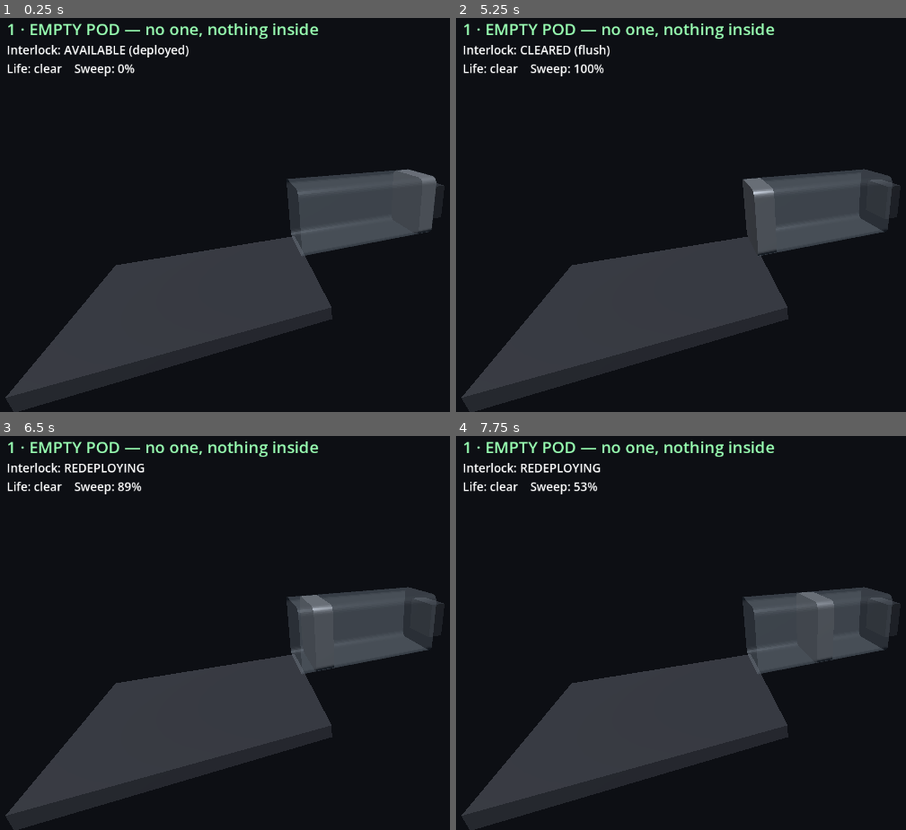
Above: before the commit, frames 1-4 (two rows, left to right).
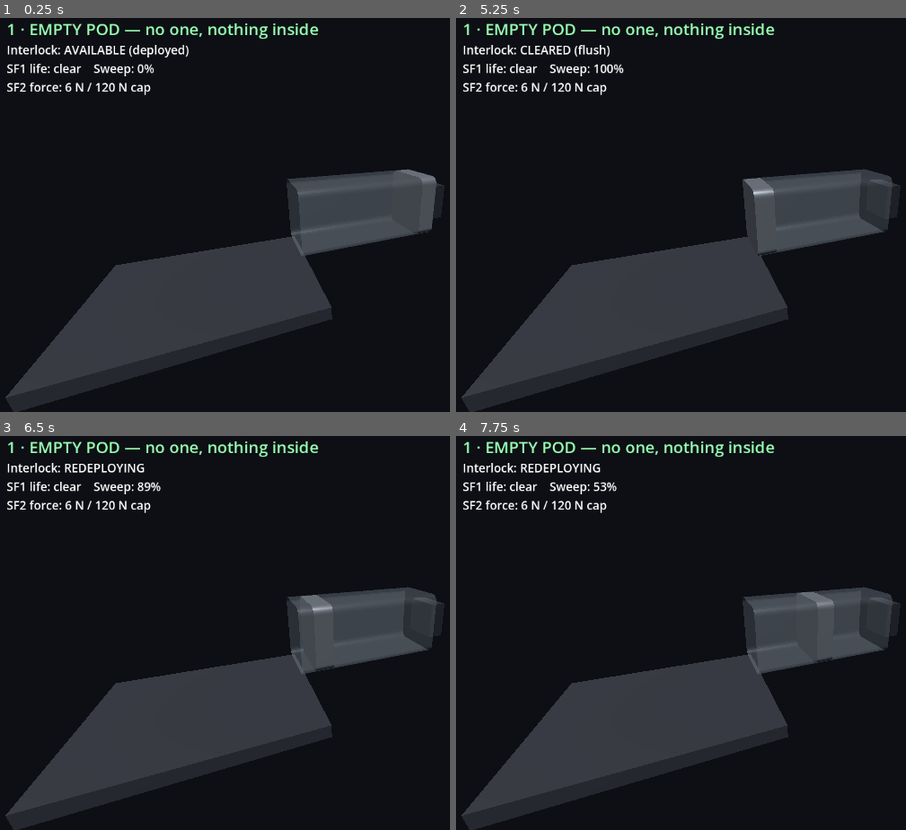
Above: after the commit, the same moments.

Repository: StrayEddy/HiveCell
Game: Godot game, scene res://physics_demo.tscn
Same seed, same stepped clock (60 frames per second), same inputs: the game is played once before the commit and once after it.
Inputs:
- Up to frame 1 (0.25 s): no input
- Up to frame 2 (5.25 s): tap Enter at 0.5 s; tap Space at 0.77, 1.25, 1.52, 3.02, 3.77, 4.52 s
- Up to frame 3 (6.5 s): tap Enter at 5.75 s; tap Space at 6.02 s
- Up to frame 4 (7.75 s): tap Space at 6.77, 7.52 s

The runs differ from the first frame. In frame 1, 0.9% of the frame differs, in the area x 1-35%, y 11-20%; in frame 2, 0.9%, in the area x 1-38%, y 11-20%; in frame 3, 0.9%; in frame 4, 0.9%.

Commit message:
Model SF2 contact-force reaction (safety edge) as an independent trip
The discriminator is YIELD, not resistance magnitude: movable trash slides
away so its force stays low and bounded; a non-yielding body (a braced limb)
makes force climb steeply with penetration -- the crush SF2 must catch.

- safety_interlock.gd: add `contact_over_limit` (SF2), an independent trip
  alongside SF1 life-detection. Either reverses a sweep; LIFE_CHECK also
  refuses to start while the safety edge is tripped (a stuck edge = no motion).
- test_interlock.gd: invariant generalized to both trips; new scenario proves
  SF2 reverses the sweep even when SF1 is blind (occupant_alive stays false).
- physics_demo.gd: drive-load model + tunable SAFE_CONTACT_N cap (120 N, under
  the ~150 N powered-door limit). New "SENSOR BLIND" scenario: SF1 misses the
  occupant, the piston advances, force spikes past the cap and SF2 catches it.
  HUD shows live SF2 force vs cap.

Verified in sim: empty 6 N, one item 15 N, a 10-item pile only 63 N (bounded,
under cap), while a non-yielding person spikes to 138 N and trips SF2.

Co-Authored-By: Claude Opus 4.8 <noreply@anthropic.com>

Diff:
--- a/godot/physics_demo.gd
+++ b/godot/physics_demo.gd
@@ -14,6 +14,9 @@
 ## shell mesh AABB, so this stays in sync if the CAD changes and is re-exported.
 
 const MODELS := "res://models/"
+const SAFE_CONTACT_N := 120.0   ## SF2 hard force cap: below the ~150 N powered-door
+                                ## limit, with margin for vulnerable occupants. Tunable.
+const PERSON_HALF_X := 0.72     ## half-length of the lying person along X (capsule)
 
 var il := SafetyInterlock.new()
 
@@ -36,11 +39,14 @@
 	{"title": "3 · LOTS OF STUFF — no one inside",        "things": 10, "person": false, "intrude": false},
 	{"title": "4 · SOMEONE INSIDE — motion LOCKED",       "things": 0,  "person": true,  "intrude": false},
 	{"title": "5 · INTRUSION MID-SWEEP — stop & reverse", "things": 2,  "person": false, "intrude": true},
+	{"title": "6 · SENSOR BLIND — safety edge catches",   "things": 0,  "person": true,  "intrude": false, "sf1_blind": true},
 ]
 var scn := -1
 var scn_time := 0.0
 var saw_motion := false
 var intruded := false
+var sf2_tripped := false
+var drive_load := 0.0   ## current estimated contact force (N), shown on the HUD
 
 
 func _ready() -> void:
@@ -225,6 +231,7 @@
 	scn_time = 0.0
 	saw_motion = false
 	intruded = false
+	sf2_tripped = false
 	_clear_scene_contents()
 
 	# Fresh interlock so each scenario starts deployed and empty of state.
@@ -234,7 +241,9 @@
 	il.life_check_seconds = 0.6
 
 	var s = scenarios[i]
-	il.occupant_alive = s["person"]
+	# SF1 sees a living occupant -- UNLESS this scenario simulates a blind/failed
+	# sensor, in which case SF2 (contact force) is the only thing left to catch it.
+	il.occupant_alive = s["person"] and not s.get("sf1_blind", false)
 	print("[scenario] ", s["title"])
 
 	var n: int = s["things"]
@@ -261,8 +270,36 @@
 	piston.position = Vector3(-il.progress * stroke, 0.0, 0.0)
 
 
+func _piston_face_x() -> float:
+	# Front face of the piston plug (its natural front is at x = stroke).
+	return stroke - il.progress * stroke
+
+
+## Estimate the contact force the drive is meeting (N). The key discriminator is
+## YIELD, not magnitude: movable trash slides away so its resistance stays low and
+## bounded; a NON-YIELDING body (a braced limb) makes force climb steeply with
+## penetration, which is the crush SF2 must catch.
+func _drive_load() -> float:
+	var face_x := _piston_face_x()
+	var load := 6.0   # baseline drive + seal drag
+	for n in spawned:
+		if n is RigidBody3D and is_instance_valid(n):
+			var dx: float = n.position.x - face_x   # item ahead of the face is < 0
+			if dx > -0.30 and dx < 0.04 and absf(n.position.z) < half_w + 0.15:
+				load += 9.0 * n.mass                # movable trash: modest, bounded
+	# A non-yielding occupant/limb: force rises fast as the face presses into it.
+	if person != null and is_instance_valid(person):
+		var pen: float = (person.position.x + PERSON_HALF_X) - face_x
+		if pen > 0.0:
+			load += 2200.0 * pen                    # steep -> exceeds the safe cap
+	return load
+
+
 func _scenario_done() -> bool:
 	var s = scenarios[scn]
+	if s.get("sf1_blind", false):
+		# SF2 must have fired and reversed the sweep back out.
+		return sf2_tripped and il.progress <= 0.05 and scn_time > 1.0
 	if s["person"]:
 		return il.state == SafetyInterlock.State.BLOCKED_OCCUPIED and scn_time > 3.5
 	if s["intrude"]:
@@ -279,6 +316,13 @@
 		il.occupant_alive = true
 		intruded = true
 		_spawn_person(Vector3(mouth_x + 0.35, floor_y + 0.28, 0.0))
+
+	# SF2: estimate the contact force the drive is meeting and set the independent
+	# over-limit trip (separate from SF1 life-detection).
+	drive_load = _drive_load()
+	il.contact_over_limit = drive_load > SAFE_CONTACT_N
+	if il.contact_over_limit:
+		sf2_tripped = true
 
 	il.step(delta)
 	if il.state == SafetyInterlock.State.CLEARING or il.state == SafetyInterlock.State.REDEPLOY:
@@ -300,8 +344,12 @@
 		SafetyInterlock.State.BLOCKED_OCCUPIED: "BLOCKED — life detected, alert human",
 	}
 	var life := il.life_present()
+	var over := il.contact_over_limit
 	title_label.text = str(scenarios[scn]["title"])
-	title_label.add_theme_color_override("font_color", Color(1, 0.5, 0.45) if life else Color(0.6, 1, 0.7))
-	status_label.text = "Interlock: %s\nLife: %s    Sweep: %d%%" % [
-		names[il.state], ("DETECTED" if life else "clear"), int(round(il.progress * 100.0))
+	title_label.add_theme_color_override("font_color",
+		Color(1, 0.5, 0.45) if (life or over) else Color(0.6, 1, 0.7))
+	var force_note := "  !! OVER LIMIT -> STOP & REVERSE" if over else ""
+	status_label.text = "Interlock: %s\nSF1 life: %s    Sweep: %d%%\nSF2 force: %d N / %d N cap%s" % [
+		names[il.state], ("DETECTED" if life else "clear"), int(round(il.progress * 100.0)),
+		int(round(drive_load)), int(SAFE_CONTACT_N), force_note
 	]
--- a/godot/safety_interlock.gd
+++ b/godot/safety_interlock.gd
@@ -21,6 +21,9 @@
 var occupant_alive := false   ## a living person/animal is inside right now
 var sensor_fault := false     ## a faulted/unknown sensor (must fail safe)
 var bag_present := true        ## an inanimate item left behind (owned here once running)
+var contact_over_limit := false  ## SF2: measured contact force exceeded the safe
+                                 ## limit (a non-yielding obstruction / crush). An
+                                 ## independent trip from SF1 life-detection.
 
 # --- state ---
 var state: int = State.AVAILABLE
@@ -55,17 +58,21 @@
 				clear_dwell = 0.0
 				_goto(State.LIFE_CHECK)
 		State.LIFE_CHECK:
-			# Must read "no life" continuously for the whole dwell to unlock.
+			# Must read "no life" continuously for the whole dwell to unlock -- and
+			# never start a sweep while the safety edge (SF2) is already tripped.
 			if life_present():
 				_goto(State.BLOCKED_OCCUPIED)
+			elif contact_over_limit:
+				clear_dwell = 0.0   # safety edge active: hold, don't begin moving
 			else:
 				clear_dwell += delta
 				if clear_dwell >= life_check_seconds:
 					_goto(State.CLEARING)
 		State.CLEARING:
-			# SF2 backstop: life detected mid-sweep -> STOP and REVERSE. Reverse
-			# from the CURRENT position, never snap forward first.
-			if life_present():
+			# Two independent trips STOP and REVERSE mid-sweep, reversing from the
+			# CURRENT position (never snap forward first):
+			#   SF1 - life detected;  SF2 - contact force over the safe limit.
+			if life_present() or contact_over_limit:
 				reverse_from = progress
 				_goto(State.REDEPLOY)
 			else:
--- a/godot/tests/test_interlock.gd
+++ b/godot/tests/test_interlock.gd
@@ -30,14 +30,16 @@
 ## the machine must not be in the advancing (CLEARING) state.
 func _run(il, n: int, tag: String) -> void:
 	for i in n:
-		var life_before: bool = il.life_present()
+		# Either safety trip -- SF1 life, or SF2 contact-over-limit -- must prevent
+		# the sweep from advancing into the pod.
+		var block_before: bool = il.life_present() or il.contact_over_limit
 		var p_before: float = il.progress
 		il.step(DT)
-		if life_before:
+		if block_before:
 			_check(il.progress <= p_before + 1e-6,
-				"%s: sweep ADVANCED while life present (%.4f -> %.4f)" % [tag, p_before, il.progress])
+				"%s: sweep ADVANCED while a safety trip was active (%.4f -> %.4f)" % [tag, p_before, il.progress])
 			_check(not il.advancing(),
-				"%s: entered CLEARING while life present" % tag)
+				"%s: entered CLEARING while a safety trip was active" % tag)
 
 
 func _new_il(demo := 1.0, hold := 0.2, dwell := 0.3):
@@ -99,8 +101,26 @@
 	_check(il4.state == Interlock.State.BLOCKED_OCCUPIED,
 		"S4: fault did not block motion (state=%d)" % il4.state)
 
+	# Scenario 5 -- SF1 BLIND, SF2 catches: life-detection misses the occupant
+	# (occupant_alive stays false), but a contact-over-limit trip mid-sweep must
+	# still stop and reverse. Proves SF2 is independent of SF1.
+	var il5 = _new_il()
+	il5.occupant_alive = false
+	il5.bag_present = true
+	while il5.state != Interlock.State.CLEARING or il5.progress < 0.3:
+		il5.step(DT)
+		if il5.progress >= 0.99:
+			break
+	_check(il5.state == Interlock.State.CLEARING and il5.progress >= 0.3,
+		"S5: could not reach a mid-sweep state to test")
+	var peak5: float = il5.progress
+	il5.contact_over_limit = true          # safety edge fires; SF1 still says clear
+	_run(il5, 300, "S5 SF2 contact trip")  # _run enforces "never advances while tripped"
+	_check(il5.progress < peak5 + 1e-6, "S5: advanced past peak after SF2 trip")
+	_check(il5.progress <= 0.001, "S5: did not reverse out after SF2 trip")
+
 	if failures == 0:
-		print("PASS: all interlock scenarios held (sweep never advanced against life).")
+		print("PASS: all interlock scenarios held (sweep never advanced against a safety trip).")
 		quit(0)
 	else:
 		print("FAILED: %d assertion(s)." % failures)
